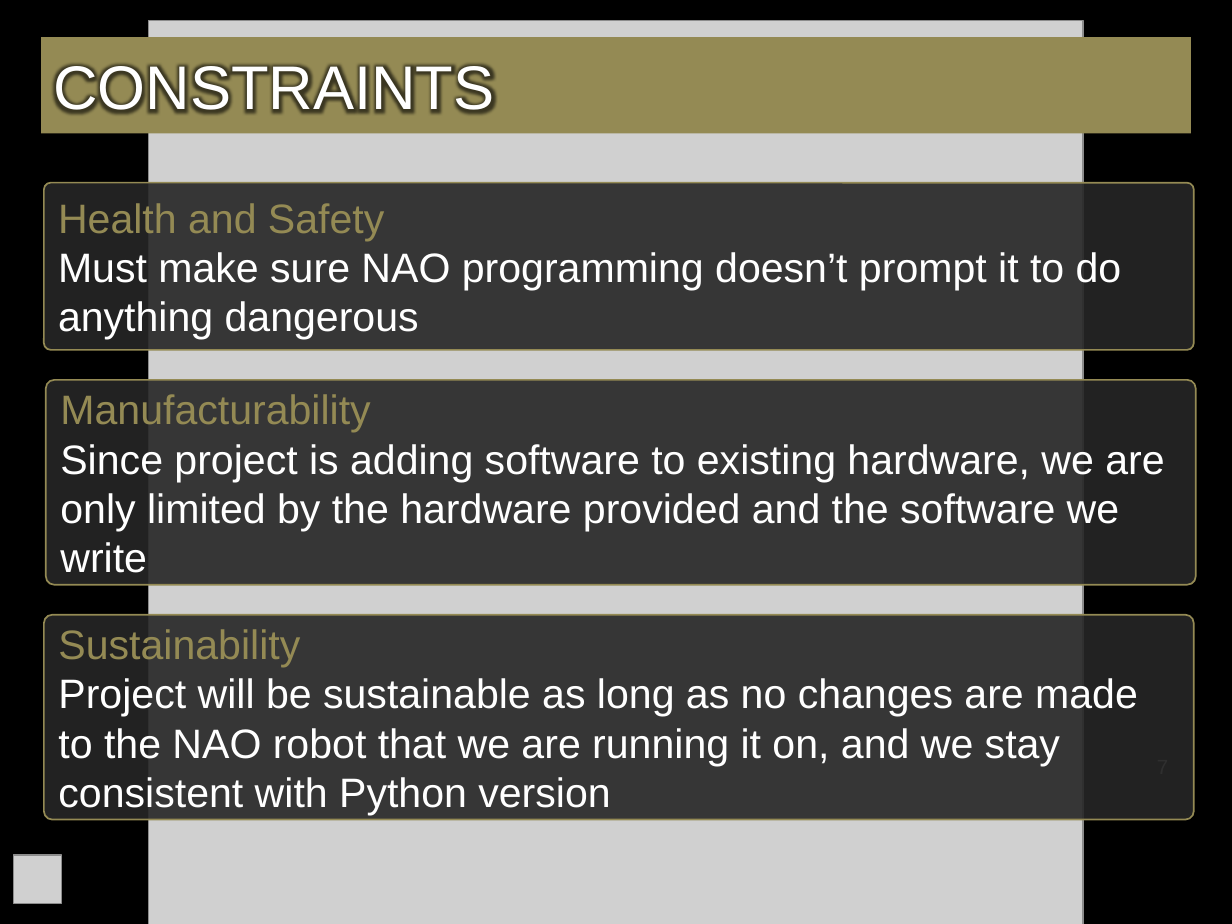
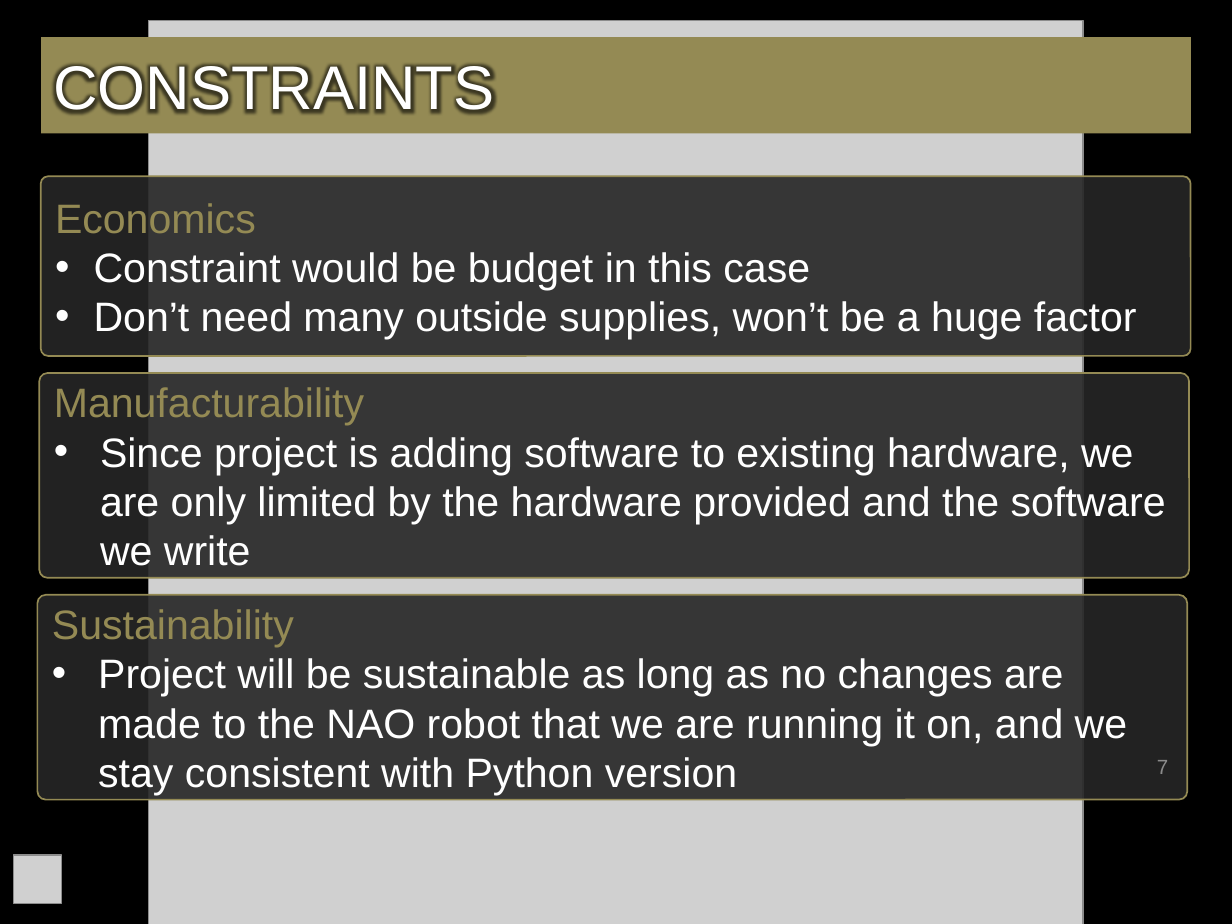
Before and after one commit to bg719/UCCS-Social-Robotics, a slide deck: slide 7 of docs/FinalSeminarPresentation.pptx. Drawn at 1232x924 pixels with LibreOffice and Linux fonts; fonts in the diff are those of the drawing; grey boxes stand for pictures; background and template pictures are left out. Boxes give left, top, right and bottom in pixels: in the first picture for what was removed or moved away, otherwise in the second. Text is boxed around its words. In the diff, an @@ line names an element or a change of style, - is before the commit and + after.

```diff
--- a/docs/FinalSeminarPresentation.pptx
+++ b/docs/FinalSeminarPresentation.pptx
@@ rounded rectangle "Economics": place and size @@
-rounded rectangle "Economics" at <box>44,182,1194,350</box>
+rounded rectangle "Economics" at <box>41,176,1190,356</box>
@@ text in rounded rectangle at <box>55,203,1137,340</box>: text changed @@
-Health and Safety
-Must make sure NAO programming doesn’t prompt it to do anything dangerous
+Economics
+• Constraint would be budget in this case
+• Don’t need many outside supplies, won’t be a huge factor
@@ rounded rectangle "Manufacturability": place and size @@
-rounded rectangle "Manufacturability" at <box>46,379,1195,584</box>
+rounded rectangle "Manufacturability" at <box>39,373,1189,578</box>
@@ text in rounded rectangle at <box>100,437,1166,566</box>: bullet none to • @@
@@ rounded rectangle "Sustainability": place and size @@
-rounded rectangle "Sustainability" at <box>44,615,1194,819</box>
+rounded rectangle "Sustainability" at <box>37,595,1186,800</box>
@@ text in rounded rectangle at <box>98,658,1128,795</box>: bullet none to • @@
```
Also in this commit, not shown: 9 other slides changed, 1 slide added.
